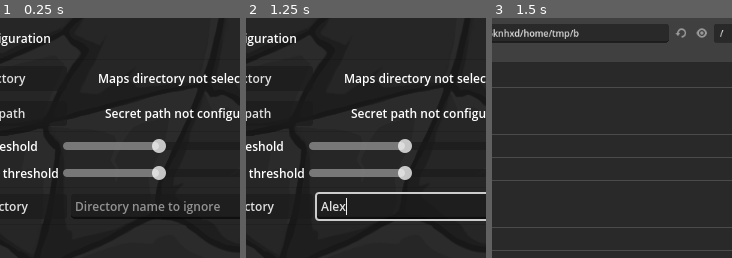
Above: before the commit, frames 1-3 (left to right).
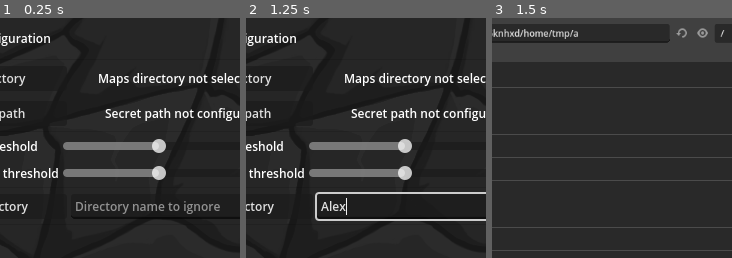
Above: after the commit, the same moments.

Repository: gmarais/Warcraft_II_Map_Picker
Game: Godot game, scene res://scenes/main.tscn
Same seed, same stepped clock (60 frames per second), same inputs: the game is played once before the commit and once after it.
Inputs (mouse positions are % of the whole screen's width and height, from its top left):
- Up to frame 1 (0.25 s): no input
- Up to frame 2 (1.25 s): click (68, 39) at 0.52 s; type "Alex" at 0.6 s
- Up to frame 3 (1.5 s): click "Maps Directory" at 1.25 s
The pictures show only the part of the screen within x 33-83%, y 0-50%; the shares and areas given below are measured in that part.

Frames 1-2 are identical in both runs. In frame 3, 0.2% of the frame differs, in the area x 33-97%, y 4-11%.

Commit message:
implement caching to load maps faster

Diff:
--- a/scripts/main.gd
+++ b/scripts/main.gd
@@ -42,6 +42,7 @@
 
 var configuration = RMP_Config.new()
 var maps_ratings = MapsRatings.new()
+var maps_cache = MapsCache.new()
 var filter_players_min:int = 2
 var filter_players_max:int = 8
 var filter_water_and_land:int = WATER_OR_LAND.BOTH
@@ -78,6 +79,7 @@
 	initialize_option_buttons()
 	self.load_picked_maps()
 	self.maps_ratings.load_maps_ratings()
+	self.maps_cache.load_cache()
 	self.load_configuration()
 
 
@@ -259,7 +261,14 @@
 
 func load_puds_thread():
 	for m in unsorted_maps:
-		var ret = m.load_pud()
+		var data:Dictionary = maps_cache.get_map_data(m.pud_file_path)
+		var ret = null
+		if data.has(MapsCache.MTIME_KEY):
+			ret = m.from_dict(data)
+		else:
+			ret = m.load_pud()
+			maps_cache.set_map_data(m.pud_file_path, m.to_dict())
+
 		self.loading_mutex.lock()
 		if ret:
 			self.loading_pud_filename = m.pud_filename
@@ -267,6 +276,7 @@
 		else:
 			printerr("could not load pud file: " + m.pud_filename)
 		self.loading_mutex.unlock()
+	maps_cache.save_cache()
 
 
 func is_ignored_directory(directory:String):
--- /dev/null
+++ b/scripts/map_cache.gd
@@ -0,0 +1,53 @@
+class_name MapsCache
+extends Node
+
+const CACHE_FILE_PATH = "user://cache.json"
+
+const MTIME_KEY = "mtime"
+const VERSION_KEY = "version"
+const CACHE_KEY = "cache"
+
+# This version field is used to check if the cache file is outdated with the code
+# Increment whenever the cache structure changes
+const VERSION = 1
+
+var _cache:Dictionary = {
+}
+
+func set_map_data(map_file:String, data:Dictionary):
+	_cache[CACHE_KEY][map_file] = data
+	_cache[CACHE_KEY][map_file][MTIME_KEY] = FileAccess.get_modified_time(map_file)
+
+
+func get_map_data(map_file:String) -> Dictionary:
+	if _cache[CACHE_KEY].keys().has(map_file):
+		var mtime = _cache[CACHE_KEY][map_file][MTIME_KEY]
+		if FileAccess.get_modified_time(map_file) == mtime:
+			return _cache[CACHE_KEY][map_file]
+
+	return {}
+
+func load_cache():
+	var file = FileAccess.open(CACHE_FILE_PATH, FileAccess.READ)
+	if file:
+		var test_json_conv = JSON.new()
+		test_json_conv.parse(file.get_as_text())
+		var res = test_json_conv.get_data()
+		if res is Dictionary and res.keys().has(VERSION_KEY):
+			if res[VERSION_KEY] == VERSION:
+				_cache = res
+				return
+		file.close()
+	_cache = {
+		VERSION_KEY: VERSION,
+		CACHE_KEY: {}
+	}
+
+func save_cache():
+	var file = FileAccess.open(CACHE_FILE_PATH, FileAccess.WRITE)
+	if file:
+		var cache_json_string = JSON.stringify(_cache, "\t", true)
+		file.store_string(cache_json_string)
+		file.close()
+	else:
+		printerr("Failed to create or open cache file.")
--- a/scripts/pud.gd
+++ b/scripts/pud.gd
@@ -140,6 +140,8 @@
 	var player_start_offset = player_start_size / 2
 	image = Image.create(map_size, map_size, false, Image.FORMAT_RGB8)
 	image.fill(Color.GREEN)
+	if self.terrain_tiles_map.size() == 0:
+		load_pud() # lazy load
 	for x in range(self.map_size):
 		for y in range(self.map_size):
 			var index = x + y * self.map_size
@@ -341,3 +343,81 @@
 		elif transition == 0x01:
 			self.terrain_tiles_map.append(TERRAIN_TYPE_COLOR.DARK_WATER)
 			self.water_tiles_count += 1
+
+
+func to_dict() -> Dictionary:
+	var data:Dictionary = {}
+
+	data["pud_filename"] = self.pud_filename
+	data["pud_file_path"] = self.pud_file_path
+	data["description"] = self.description
+	data["human_players"] = self.human_players
+	data["computer_players"] = self.computer_players
+	data["rescue_players"] = self.rescue_players
+	data["map_size"] = self.map_size
+	data["uses_default_unit_data"] = self.uses_default_unit_data
+	data["uses_default_upgrade_data"] = self.uses_default_upgrade_data
+	data["has_alow_section"] = self.has_alow_section
+	data["red_player_is_daemon"] = self.red_player_is_daemon
+	data["water_factor"] = self.water_factor
+	data["cramped_factor"] = self.cramped_factor
+	data["water_tiles_count"] = self.water_tiles_count
+	data["blocking_tiles_count"] = self.blocking_tiles_count
+	data["era"] = self.era
+
+	var tmp = []
+	for k in self.starting_position_colors:
+		var v = self.starting_position_colors[k]
+		tmp.append([k.x, k.y, v.r, v.g, v.b, v.a])
+	data["starting_position_colors"] = tmp
+
+	tmp = []
+	for v in self.gold_mines:
+		tmp.append([v.x, v.y])
+	data["gold_mines"] = tmp
+
+	tmp = []
+	for v in self.oil_patches:
+		tmp.append([v.x, v.y])
+	data["oil_patches"] = tmp
+
+	tmp = []
+	for v in self.critters:
+		tmp.append([v.x, v.y])
+	data["critters"] = tmp
+
+
+	return data
+
+
+func from_dict(data: Dictionary):
+	self.pud_filename = data["pud_filename"]
+	self.pud_file_path = data["pud_file_path"]
+	self.description = data["description"]
+	self.human_players = data["human_players"]
+	self.computer_players = data["computer_players"]
+	self.rescue_players = data["rescue_players"]
+	self.map_size = data["map_size"]
+	self.uses_default_unit_data = data["uses_default_unit_data"]
+	self.uses_default_upgrade_data = data["uses_default_upgrade_data"]
+	self.has_alow_section = data["has_alow_section"]
+	self.red_player_is_daemon = data["red_player_is_daemon"]
+	self.water_factor = data["water_factor"]
+	self.cramped_factor = data["cramped_factor"]
+	self.water_tiles_count = data["water_tiles_count"]
+	self.blocking_tiles_count = data["blocking_tiles_count"]
+	self.era = data["era"]
+
+	for v in data["starting_position_colors"]:
+		self.starting_position_colors[Vector2(v[0], v[1])] = Color(v[2], v[3], v[4], v[5])
+
+	for v in data["gold_mines"]:
+		self.gold_mines.append(Vector2(v[0], v[1]))
+
+	for v in data["oil_patches"]:
+		self.oil_patches.append(Vector2(v[0], v[1]))
+
+	for v in data["critters"]:
+		self.critters.append(Vector2(v[0], v[1]))
+
+	return true
Not shown, changed: .gitignore
